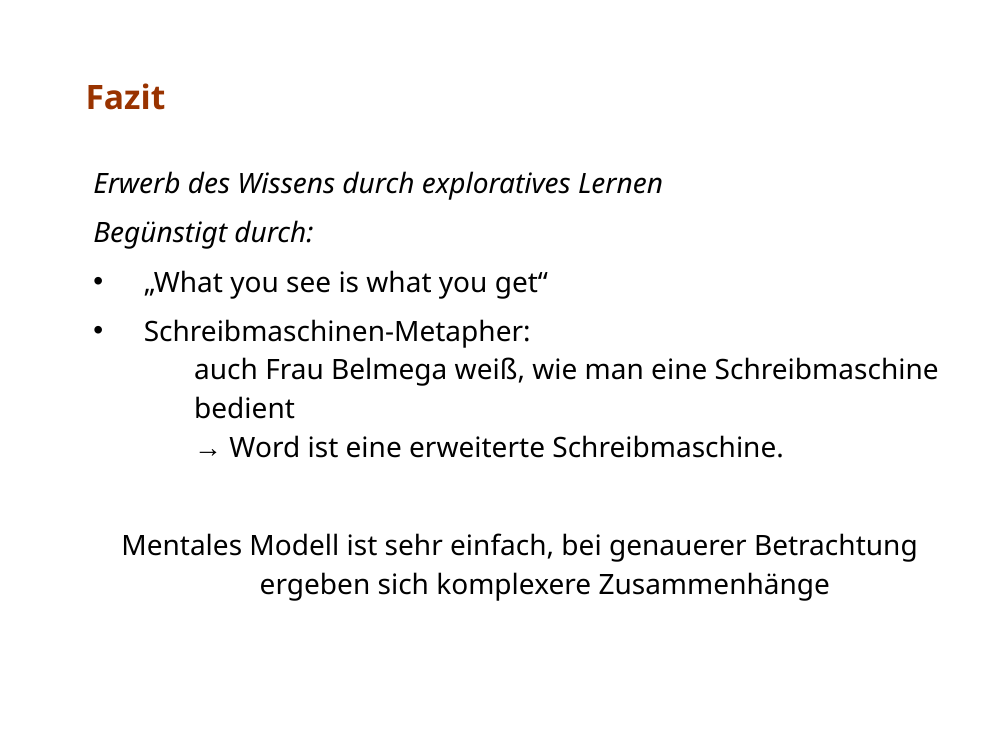
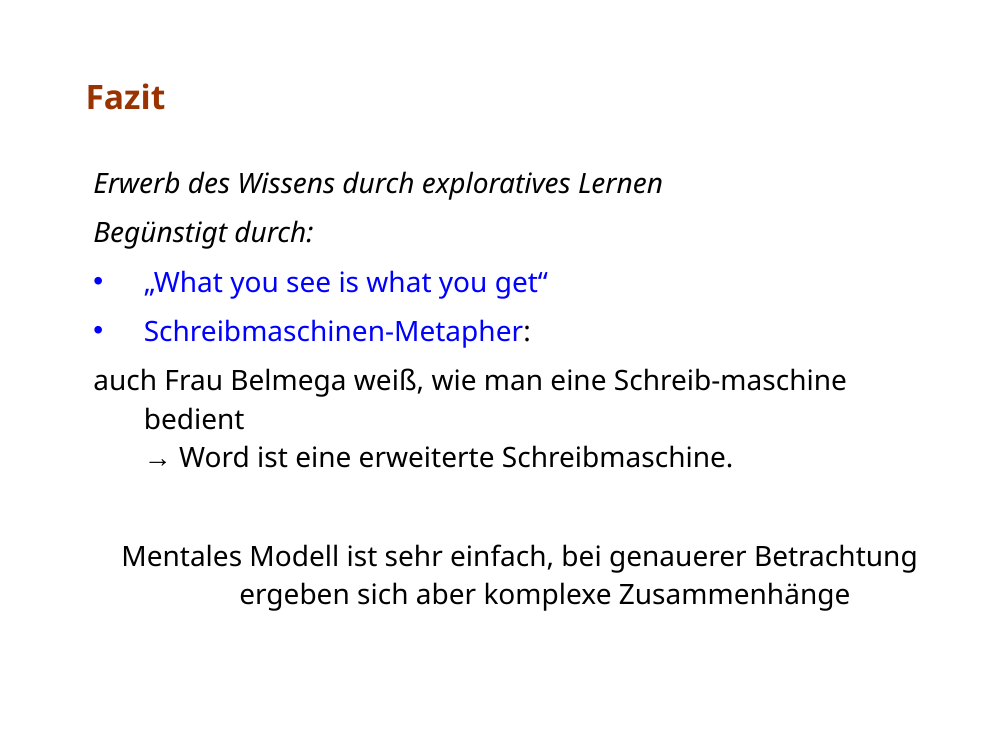
Before and after one commit to stzschoppe/sw-ergonomie, a slide deck: slide 11 of aufgabe7/office/Team7.ppt. Drawn at 1008x756 pixels with LibreOffice and Linux fonts; fonts in the diff are those of the drawing. Boxes give left, top, right and bottom in pixels: in the first picture for what was removed or moved away, otherwise in the second. Text is boxed around its words. In the diff, an @@ line names an element or a change of style, - is before the commit and + after.

Commit message:
final?

```diff
--- a/aufgabe7/office/Team7.ppt
+++ b/aufgabe7/office/Team7.ppt
@@ subtitle at box(144, 270, 548, 299): text colour #000000 to #0000FF in "„What you see is what you get“"; bullet colour #000000 to #0000FF @@
@@ subtitle at box(93, 319, 918, 611): text changed @@
-• Schreibmaschinen-Metapher:
-  auch Frau Belmega weiß, wie man eine Schreibmaschine bedient
-  → Word ist eine erweiterte Schreibmaschine.
-Mentales Modell ist sehr einfach, bei genauerer Betrachtung ergeben sich komplexere Zusammenhänge
+• Schreibmaschinen-Metapher:
+auch Frau Belmega weiß, wie man eine Schreib-maschine bedient
+→ Word ist eine erweiterte Schreibmaschine.
+Mentales Modell ist sehr einfach, bei genauerer Betrachtung
+ergeben sich aber komplexe Zusammenhänge
```
Also in this commit, not shown: 6 other slides changed.
